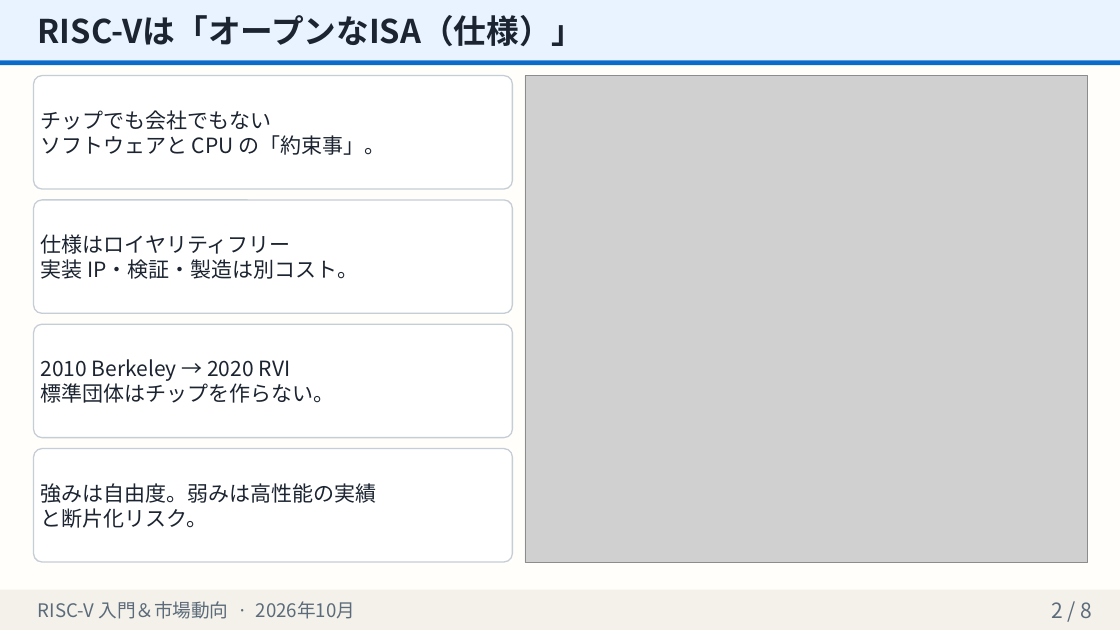
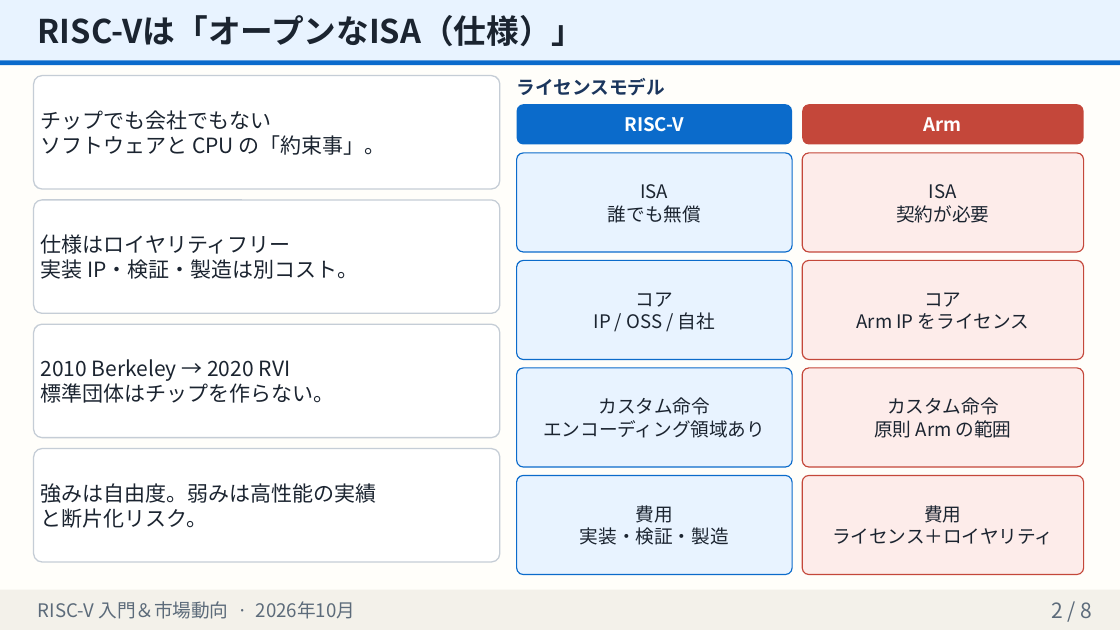
Before and after one commit to shotaminato/create-slides, a slide deck: slide 2 of examples/sample-deck.pptx. Drawn at 1120x630 pixels with LibreOffice and Linux fonts; fonts in the diff are those of the drawing; grey boxes stand for pictures. Boxes give left, top, right and bottom in pixels: in the first picture for what was removed or moved away, otherwise in the second. Text is boxed around its words. In the diff, an @@ line names an element or a change of style, - is before the commit and + after.

```diff
--- a/examples/sample-deck.pptx
+++ b/examples/sample-deck.pptx
@@ rounded rectangle "チップでも会社でもない" resized from (x1=34, y1=76, x2=513, y2=189) to (x1=34, y1=76, x2=500, y2=189) @@
@@ text added at (x1=517, y1=78, x2=665, y2=95), 16 pt, text #1B365D, bold @@
+ライセンスモデル
@@ picture removed at (x1=525, y1=76, x2=1088, y2=563) @@
@@ rounded rectangle added at (x1=517, y1=104, x2=792, y2=145), fill #0B6BCB, 16 pt, text #FFFFFF, bold @@
+RISC-V
@@ rounded rectangle added at (x1=802, y1=104, x2=1084, y2=145), fill #C4473A, 16 pt, text #FFFFFF, bold @@
+Arm
@@ rounded rectangle added at (x1=517, y1=153, x2=792, y2=252), fill #E8F3FF, outline #0B6BCB 1 pt, 16 pt, text #1B2430 @@
+ISA
+誰でも無償
@@ rounded rectangle added at (x1=802, y1=153, x2=1084, y2=252), fill #FDECEA, outline #C4473A 1 pt, 16 pt, text #1B2430 @@
+ISA
+契約が必要
@@ rounded rectangle "仕様はロイヤリティフリー" resized from (x1=34, y1=200, x2=513, y2=313) to (x1=34, y1=200, x2=500, y2=313) @@
@@ rounded rectangle added at (x1=517, y1=260, x2=792, y2=360), fill #E8F3FF, outline #0B6BCB 1 pt, 16 pt, text #1B2430 @@
+コア
+IP / OSS / 自社
@@ rounded rectangle added at (x1=802, y1=260, x2=1084, y2=360), fill #FDECEA, outline #C4473A 1 pt, 16 pt, text #1B2430 @@
+コア
+Arm IP をライセンス
@@ rounded rectangle "2010 Berkeley → 2020 RVI" resized from (x1=34, y1=324, x2=513, y2=438) to (x1=34, y1=324, x2=500, y2=438) @@
@@ rounded rectangle added at (x1=517, y1=368, x2=792, y2=467), fill #E8F3FF, outline #0B6BCB 1 pt, 16 pt, text #1B2430 @@
+カスタム命令
+エンコーディング領域あり
@@ rounded rectangle added at (x1=802, y1=368, x2=1084, y2=467), fill #FDECEA, outline #C4473A 1 pt, 16 pt, text #1B2430 @@
+カスタム命令
+原則 Arm の範囲
@@ rounded rectangle "強みは自由度。弱みは高性能の実績" resized from (x1=34, y1=449, x2=513, y2=562) to (x1=34, y1=449, x2=500, y2=562) @@
@@ rounded rectangle added at (x1=517, y1=476, x2=792, y2=575), fill #E8F3FF, outline #0B6BCB 1 pt, 16 pt, text #1B2430 @@
+費用
+実装・検証・製造
@@ rounded rectangle added at (x1=802, y1=476, x2=1084, y2=575), fill #FDECEA, outline #C4473A 1 pt, 16 pt, text #1B2430 @@
+費用
+ライセンス＋ロイヤリティ
```
Also in this commit, not shown: 4 other slides changed, 6 other files.
